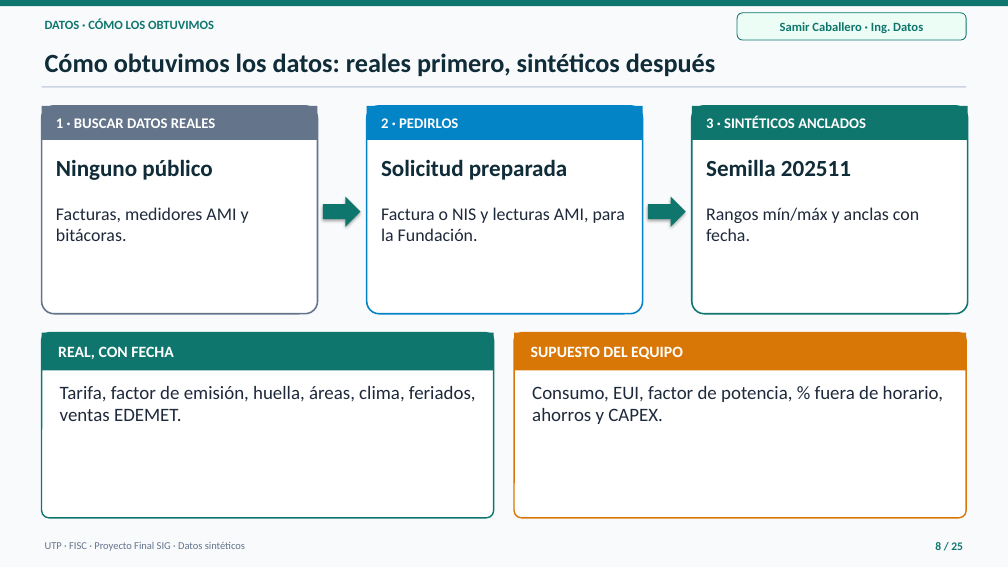
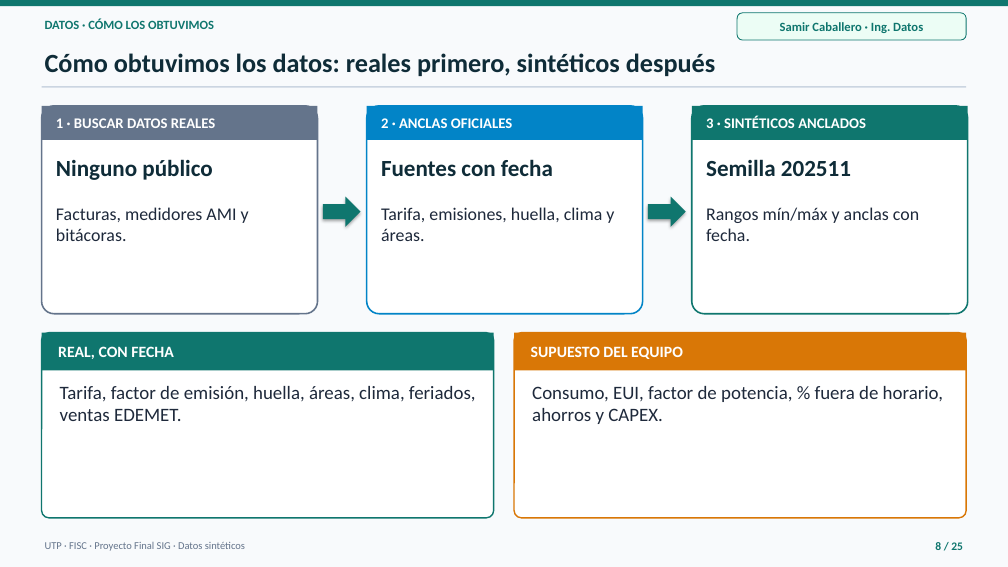
Before and after one commit to Samycaballero/sig-energia-ciudad-del-saber, a slide deck: slide 8 of presentacion/Presentacion_SIG_Energia_Ciudad_del_Saber.pptx. Drawn at 1008x567 pixels with LibreOffice and Linux fonts; fonts in the diff are those of the drawing. Boxes give left, top, right and bottom in pixels: in the first picture for what was removed or moved away, otherwise in the second. Text is boxed around its words. In the diff, an @@ line names an element or a change of style, - is before the commit and + after.

```diff
--- a/presentacion/Presentacion_SIG_Energia_Ciudad_del_Saber.pptx
+++ b/presentacion/Presentacion_SIG_Energia_Ciudad_del_Saber.pptx
@@ text at [381,118,512,128]: text changed @@
-2 · PEDIRLOS
+2 · ANCLAS OFICIALES
@@ text at [381,159,553,176]: text changed @@
-Solicitud preparada
+Fuentes con fecha
@@ text at [381,207,614,241]: text changed @@
-Factura o NIS y lecturas AMI, para la Fundación.
+Tarifa, emisiones, huella, clima y áreas.
```
Also in this commit, not shown: 1 other slide changed, 5 other files.
